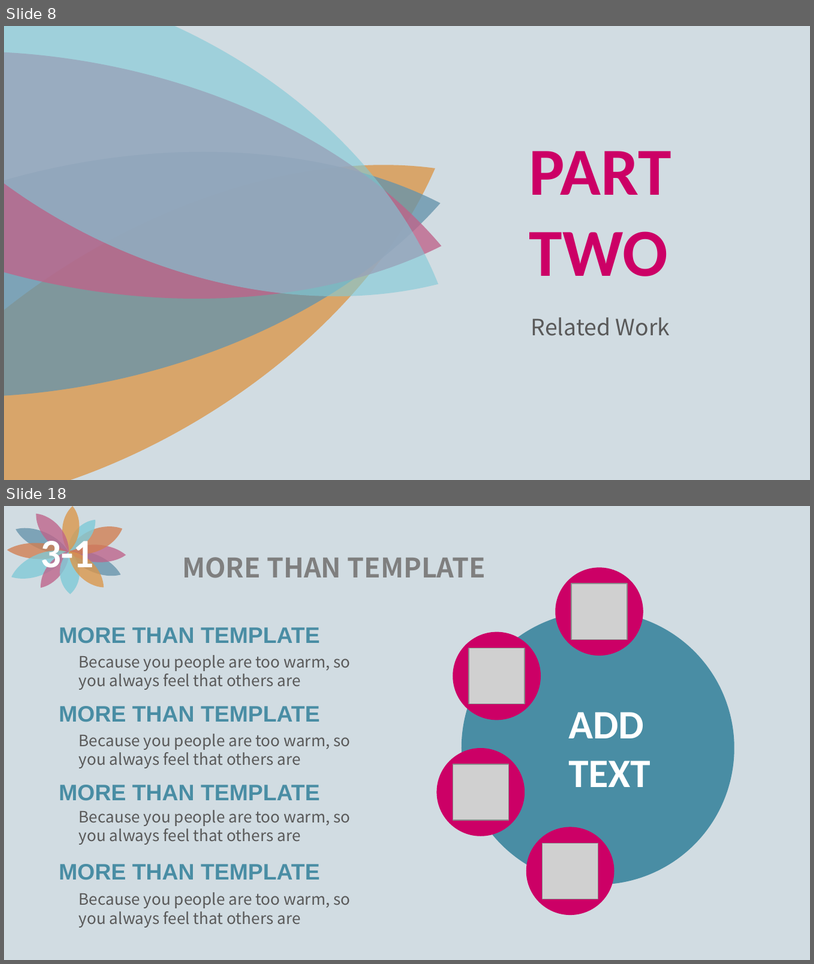
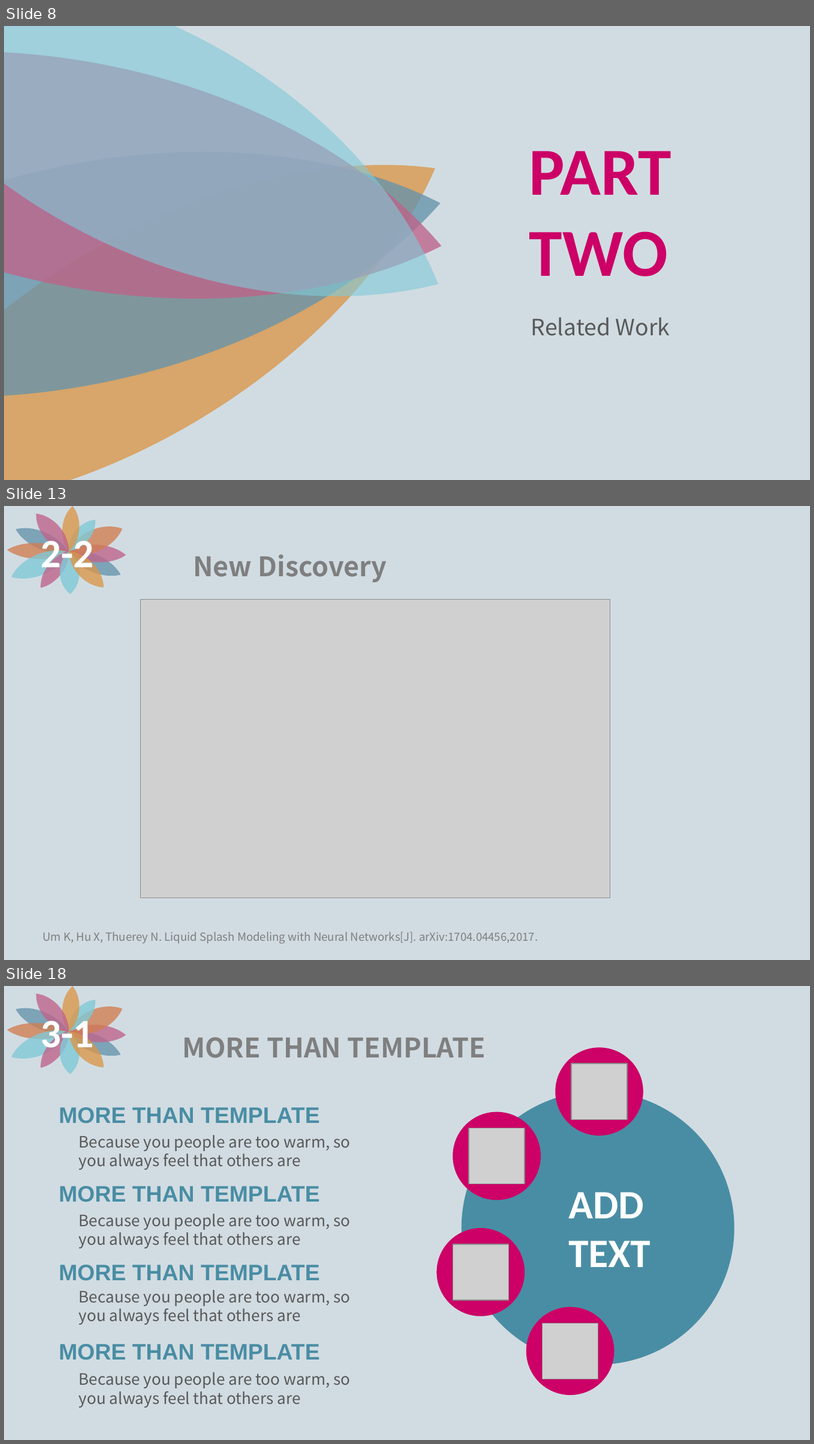
Before and after one commit to XiaoYunZi1001/ACM, a slide deck: presentation/1-9.ppt. Shown one above the other, each under a label of ours: slides 8 and 18 before the commit, slides 8, 13 and 18 after it; the slides between them are not shown. The pictures are 814x964 and 814x1444 pixels, drawn with LibreOffice and Linux fonts; fonts in the diff are those of the drawing; grey boxes stand for pictures. Boxes give left, top, right and bottom in pixels: in the first picture for what was removed or moved away, otherwise in the second. Text is boxed around its words. In the diff, an @@ line names an element or a change of style, - is before the commit and + after.

```diff
--- a/presentation/1-9.ppt
+++ b/presentation/1-9.ppt
@@ slide 13 added at [4,506,810,960], background #D1DCE2 @@
@@ text added at [41,534,94,577], 36 pt, text #FFFFFF, bold @@
+2-2
@@ group added at [6,506,127,594]: 12 freeform shapes @@
@@ text added at [193,555,387,582], 24 pt, text #7F7F7F, bold @@
+New Discovery
@@ picture added at [140,600,609,898] @@
@@ text added at [42,931,538,943], 10 pt, text #7F7F7F @@
+Um K, Hu X, Thuerey N. Liquid Splash Modeling with Neural Networks[J]. arXiv:1704.04456,2017.
```
Also in this commit, not shown: 6 slides changed, 4 other slides added, 1 other file.
